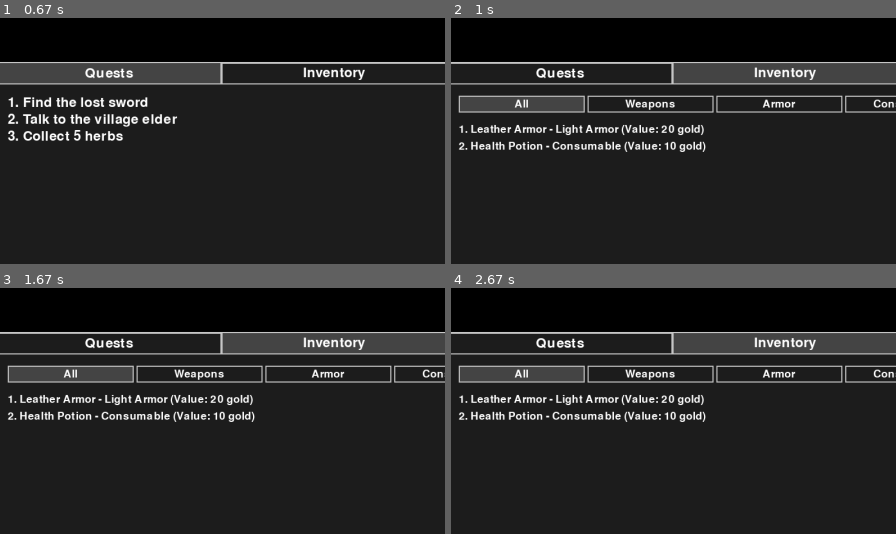
Above: before the commit, frames 1-4 (two rows, left to right).
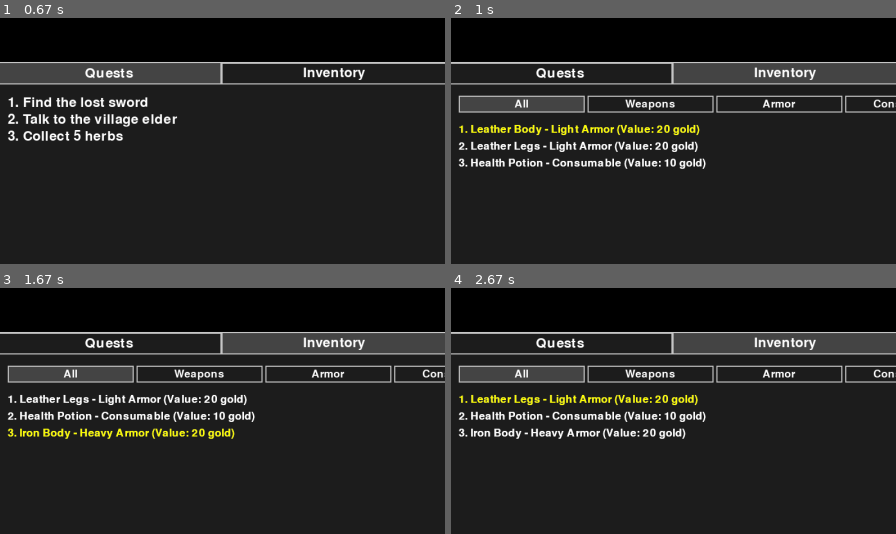
Above: after the commit, the same moments.

Repository: Clivej13/PygameCrawler2
Game: pygame game, started from src/main.py
The game is run twice, just before and just after one commit, with the same random seed, the same clock (stepped at 60 frames per second) and the same inputs.
Inputs:
- Up to frame 1 (0.67 s): tap Space at 0.33 s
- Up to frame 2 (1 s): tap E at 0.67 s
- Up to frame 3 (1.67 s): tap Enter at 1 s; hold W from 1.33 s (still down)
- Up to frame 4 (2.67 s): release W at 1.8 s; hold S 1.83-2.13 s; hold W 2.17-2.53 s; hold S from 2.57 s (still down)
The pictures show only the part of the screen within x 12-62%, y 3-53%; the shares and areas given below are measured in that part.

Frame 1 is identical in both runs. In frame 2, 3.7% of the frame differs, in the area x 1-58%, y 43-62%; in frame 3, 2.2%; in frame 4, 2.5%.

Commit message:
inventory

Diff:
--- a/data/items.json
+++ b/data/items.json
@@ -1,17 +1,34 @@
 {
   "items": [
     {
-      "id": 2,
-      "name": "Leather Armor",
+      "id": 1,
+      "name": "Leather Body",
       "type": "Light Armor",
       "weight": 7.0,
       "value": 20,
       "armor_rating": 10,
-      "tier": "Uncommon",
+      "tier": "Common",
       "required_skill": [
         "Strength",
         3
-      ]
+      ],
+      "src": "adam_leather_body.png",
+      "equip_slot": "body"
+    },
+    {
+      "id": 2,
+      "name": "Leather Legs",
+      "type": "Light Armor",
+      "weight": 7.0,
+      "value": 20,
+      "armor_rating": 10,
+      "tier": "Common",
+      "required_skill": [
+        "Strength",
+        3
+      ],
+      "src": "adam_leather_legs.png",
+      "equip_slot": "legs"
     },
     {
       "id": 3,
@@ -54,7 +71,8 @@
         "Strength",
         3
       ],
-      "src": "adam_iron_body.png"
+      "src": "adam_iron_body.png",
+      "equip_slot": "body"
     },
     {
       "id": 7,
@@ -68,7 +86,8 @@
         "Strength",
         3
       ],
-      "src": "adam_iron_legs.png"
+      "src": "adam_iron_legs.png",
+      "equip_slot": "legs"
     },
     {
       "id": 8,
--- a/src/entities/equipped.py
+++ b/src/entities/equipped.py
@@ -22,13 +22,6 @@
         else:
             print(f"Error: Slot '{slot}' does not exist.")
 
-    def unequip_item(self, slot):
-        if slot in self.slots:
-            self.slots[slot] = 0
-            print(f"Unequipped item from slot '{slot}'.")
-        else:
-            print(f"Error: Slot '{slot}' does not exist.")
-
     def get_equipped_items(self):
         return self.slots
 
@@ -46,3 +39,18 @@
         for item_id in self.slots.items():
             items.append(item_id)
         return items
+
+    def equip_item(self, slot, item_id, inventory):
+        if slot in self.slots:
+            # Check if there is already an item in the slot
+            current_item = self.slots[slot]
+            if current_item != 0:  # 0 means the slot is empty
+                # Add the current item back to the inventory
+                inventory.add_item(current_item)
+                print(f"Moved item {current_item} from slot '{slot}' to inventory.")
+
+            # Equip the new item
+            self.slots[slot] = item_id
+            print(f"Equipped item {item_id} in slot '{slot}'.")
+        else:
+            print(f"Invalid slot '{slot}' for equipping item {item_id}.")
--- a/src/entities/inventory.py
+++ b/src/entities/inventory.py
@@ -42,3 +42,10 @@
             print("Inventory items by ID:")
             for item_id in self.items:
                 print(f"Item ID: {item_id}")
+
+    def equip_item(self, slot, item_id):
+        if slot in self.slots:
+            self.slots[slot] = item_id
+            print(f"Equipped item {item_id} in {slot}.")
+        else:
+            print(f"Invalid slot {slot} for equipping item {item_id}.")
--- a/src/entities/objects/items/item.py
+++ b/src/entities/objects/items/item.py
@@ -1,7 +1,8 @@
 from src.entities.sprite import StaticSprite
 
+
 class Item:
-    def __init__(self, name, item_type, weight, value, attack_damage=None, armor_rating=None, item_id=None, tier=None, required_skill=None, src=None):
+    def __init__(self, name, item_type, weight, value, attack_damage=None, armor_rating=None, item_id=None, tier=None, required_skill=None, src=None, equip_slot=None):
         self.id = item_id
         self.name = name
         self.type = item_type
@@ -12,6 +13,7 @@
         self.tier = tier
         self.required_skill = required_skill
         self.src = src  # Source for the item's image
+        self.equip_slot = equip_slot
         self.sprite = None  # StaticSprite instance for the item
 
     def create_sprite(self, x=0, y=0, width=50, height=50):
--- a/src/entities/objects/items/item_catalog.py
+++ b/src/entities/objects/items/item_catalog.py
@@ -26,7 +26,8 @@
             item_id=item_dict.get("id"),
             tier=item_dict.get("tier"),
             required_skill=tuple(item_dict["required_skill"]) if "required_skill" in item_dict else None,
-            src=item_dict.get("src")  # Add image source if available
+            src=item_dict.get("src"),
+            equip_slot=item_dict.get("equip_slot")
         )
 
     def get_item_by_id(self, item_id):
--- a/src/entities/player.py
+++ b/src/entities/player.py
@@ -236,3 +236,7 @@
                 if item and item.src:
                     equipped_sprite = StaticSprite(self.sprite.rect.x, self.sprite.rect.y, self.sprite.rect.width, self.sprite.rect.height, item.src)
                     self.equipped_sprites.append(equipped_sprite)
+
+    def equip_item(self, slot, item_id):
+        # Equip the item in the specified slot
+        self.equipped.equip_item(slot, item_id)
--- a/src/game/game.py
+++ b/src/game/game.py
@@ -62,7 +62,7 @@
 
             # Handle character menu specific events if the menu is open
             if self.character_menu.menu_open:
-                self.character_menu.handle_event(event)
+                self.character_menu.handle_event(event, self.map.player)
 
     def update(self):
         # Update map (player, enemies, and any other entities) only if menu is not open
--- a/src/menus/character_menu.py
+++ b/src/menus/character_menu.py
@@ -17,11 +17,11 @@
         self.tabs = ["Quests", "Inventory", "Equipment"]
 
         # Create individual tab handlers
-        self.inventory = CharacterMenuInventory(screen_width, item_catalog)
+        self.character_menu_inventory = CharacterMenuInventory(screen_width, item_catalog)
         self.quests = CharacterMenuQuests()
         self.equipment = CharacterMenuEquipment(item_catalog)
 
-    def update(self,player):
+    def update(self, player):
         self.equipment.update_equipment(player)
 
     def draw(self, screen, player):
@@ -55,11 +55,11 @@
         if self.selected_tab == "Quests":
             self.quests.draw(screen, content_x, content_y)
         elif self.selected_tab == "Inventory":
-            self.inventory.draw(screen, content_x, content_y, player)
+            self.character_menu_inventory.draw(screen, content_x, content_y, player)
         elif self.selected_tab == "Equipment":
             self.equipment.draw(screen, content_x, content_y, player)
 
-    def handle_event(self, event):
+    def handle_event(self, event, player):
         # Handle character menu specific events for switching tabs and sub-tabs
         if event.type == pygame.KEYDOWN:
             if event.key == pygame.K_q:
@@ -67,13 +67,10 @@
             elif event.key == pygame.K_e:
                 self.switch_tab("right")  # Move to the next tab with E
             elif self.selected_tab == "Inventory":  # Handle sub-tab switching for Inventory
-                if event.key == pygame.K_a:
-                    self.inventory.switch_sub_tab("left")  # Move to the previous sub-tab with A
-                elif event.key == pygame.K_d:
-                    self.inventory.switch_sub_tab("right")  # Move to the next sub-tab with D
+                self.character_menu_inventory.handle_event(event, player)
 
     def switch_tab(self, direction):
-        # Switch tabs based on direction: "left" for Q key, "right" for E key
+        # Switch tabs based on direction: "left" for Q key, "righet" for E key
         current_index = self.tabs.index(self.selected_tab)
         if direction == "left":
             next_index = (current_index - 1) % len(self.tabs)
--- a/src/menus/character_menu_inventory.py
+++ b/src/menus/character_menu_inventory.py
@@ -1,6 +1,7 @@
 # character_menu_inventory.py
 
 import pygame
+
 
 class CharacterMenuInventory:
     def __init__(self, screen_width, item_catalog):
@@ -10,6 +11,39 @@
         self.sub_tabs = ["All", "Weapons", "Armor", "Consumable", "Valuables"]
         self.selected_sub_tab = "All"  # Start with "All" items selected
         self.selected_item_index = 0
+
+    def handle_event(self, event, player):
+        # Handle user input for inventory interactions
+        if event.type == pygame.KEYDOWN:
+            if event.key == pygame.K_s:
+                # Navigate down the inventory list
+                self.selected_item_index = (self.selected_item_index + 1) % len(player.inventory.get_items())
+            elif event.key == pygame.K_w:
+                # Navigate up the inventory list
+                self.selected_item_index = (self.selected_item_index - 1) % len(player.inventory.get_items())
+            elif event.key == pygame.K_RETURN:
+                # Equip the selected item
+                item_ids = player.inventory.get_items()
+                if item_ids:
+                    selected_item_id = item_ids[self.selected_item_index]
+                    selected_item = self.item_catalog.get_item_by_id(selected_item_id)
+                    if selected_item and selected_item.equip_slot:
+                        # Equip the item
+                        player.equipped.equip_item(selected_item.equip_slot, selected_item_id, player.inventory)
+                        player.inventory.remove_item(selected_item_id)
+                        player.update_equipped_sprites()
+
+    def switch_sub_tab(self, direction):
+        # Switch sub-tabs within Inventory based on direction: "left" for A key, "right" for D key
+        current_index = self.sub_tabs.index(self.selected_sub_tab)
+        if direction == "left":
+            next_index = (current_index - 1) % len(self.sub_tabs)
+        elif direction == "right":
+            next_index = (current_index + 1) % len(self.sub_tabs)
+        else:
+            return  # Invalid direction
+        self.selected_sub_tab = self.sub_tabs[next_index]
+        self.selected_item_index = 0  # Reset item selection when switching sub-tabs
 
     def draw(self, screen, x, y, player):
         # Draw the sub-tabs for Inventory with a smaller font
@@ -46,10 +80,10 @@
                 if item:
                     # Filter items based on sub-tab selection
                     if self.selected_sub_tab == "All" or \
-                       (self.selected_sub_tab == "Weapons" and item.type in ["One Handed", "Two Handed"]) or \
-                       (self.selected_sub_tab == "Armor" and item.type == "Light Armor") or \
-                       (self.selected_sub_tab == "Consumable" and item.type == "Consumable") or \
-                       (self.selected_sub_tab == "Valuables" and item.type == "Valuable"):
+                            (self.selected_sub_tab == "Weapons" and item.type in ["One Handed", "Two Handed"]) or \
+                            (self.selected_sub_tab == "Armor" and item.type == "Light Armor") or \
+                            (self.selected_sub_tab == "Consumable" and item.type == "Consumable") or \
+                            (self.selected_sub_tab == "Valuables" and item.type == "Valuable"):
                         filtered_items.append(item)
 
             if not filtered_items:
@@ -57,17 +91,10 @@
                 screen.blit(inventory_text, (x, item_y))
             else:
                 for i, item in enumerate(filtered_items):
-                    item_text = self.sub_menu_font.render(f"{i+1}. {item.name} - {item.type} (Value: {item.value} gold)", True, (255, 255, 255))
+                    item_text = self.sub_menu_font.render(f"{i + 1}. {item.name} - {item.type} (Value: {item.value} gold)", True, (255, 255, 255))
                     screen.blit(item_text, (x, item_y + i * 30))
 
-    def switch_sub_tab(self, direction):
-        # Switch sub-tabs within Inventory based on direction: "left" for A key, "right" for D key
-        current_index = self.sub_tabs.index(self.selected_sub_tab)
-        if direction == "left":
-            next_index = (current_index - 1) % len(self.sub_tabs)
-        elif direction == "right":
-            next_index = (current_index + 1) % len(self.sub_tabs)
-        else:
-            return  # Invalid direction
-        self.selected_sub_tab = self.sub_tabs[next_index]
-        self.selected_item_index = 0  # Reset item selection when switching sub-tabs
+            for i, item in enumerate(filtered_items):
+                color = (255, 255, 0) if i == self.selected_item_index else (255, 255, 255)
+                item_text = self.sub_menu_font.render(f"{i + 1}. {item.name} - {item.type} (Value: {item.value} gold)", True, color)
+                screen.blit(item_text, (x, item_y + i * 30))
Binary file added: img/adam_leather_body.png
Binary file added: img/adam_leather_legs.png
